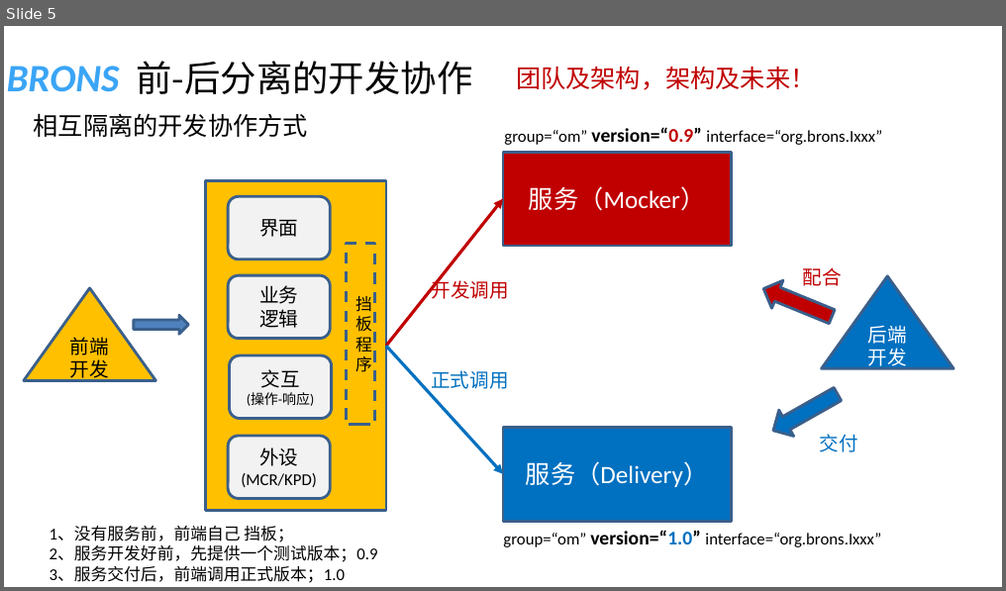
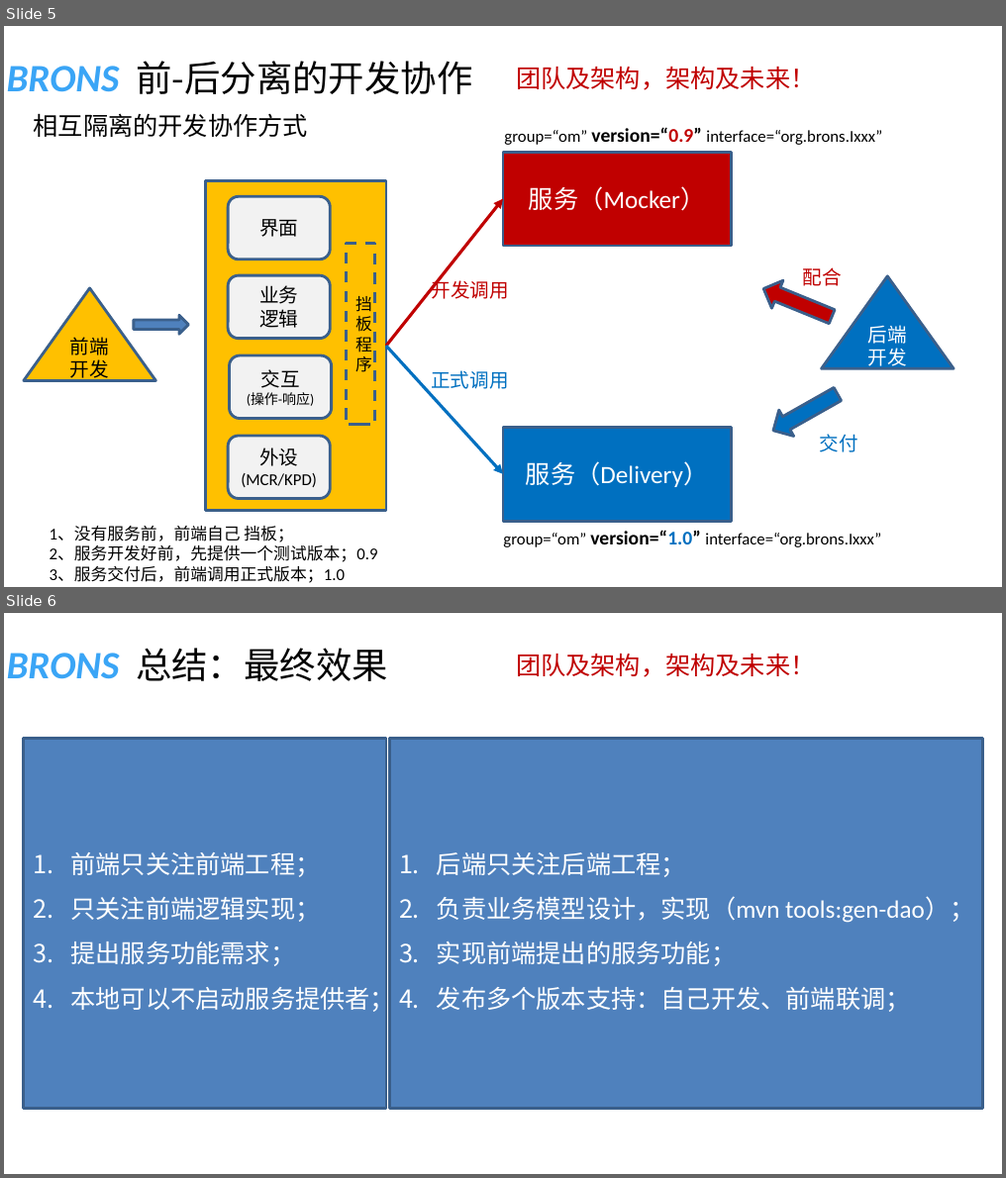
Before and after one commit to shiyunlai/tistools, a slide deck: readme/前后分离开发协作.pptx. Shown one above the other, each under a label of ours: slide 5 before the commit, slides 5 and 6 after it. The pictures are 1006x591 and 1006x1178 pixels, drawn with LibreOffice and Linux fonts; fonts in the diff are those of the drawing. Boxes give left, top, right and bottom in pixels: in the first picture for what was removed or moved away, otherwise in the second. Text is boxed around its words. In the diff, an @@ line names an element or a change of style, - is before the commit and + after.

Commit message:
整理PPT

```diff
--- a/readme/前后分离开发协作.pptx
+++ b/readme/前后分离开发协作.pptx
@@ slide 6 added at box(4, 613, 1002, 1174), background #FFFFFF; not listed: 1 template element that a slide beside it also shows @@
@@ title added at box(136, 648, 388, 681), 26 pt, text #000000 @@
+总结：最终效果
@@ text added at box(516, 653, 815, 677), 18 pt, text #C00000 @@
+团队及架构，架构及未来！
@@ rectangle added at box(24, 739, 386, 1108), fill #4F81BD, outline #3A5F8C 2 pt, 18 pt, text #FFFFFF @@
+1. 前端只关注前端工程；
+2. 只关注前端逻辑实现；
+3. 提出服务功能需求；
+4. 本地可以不启动服务提供者；
@@ rectangle added at box(389, 739, 982, 1108), fill #4F81BD, outline #3A5F8C 2 pt, 18 pt, text #FFFFFF @@
+1. 后端只关注后端工程；
+2. 负责业务模型设计，实现（mvn tools:gen-dao）；
+3. 实现前端提出的服务功能；
+4. 发布多个版本支持：自己开发、前端联调；
```
